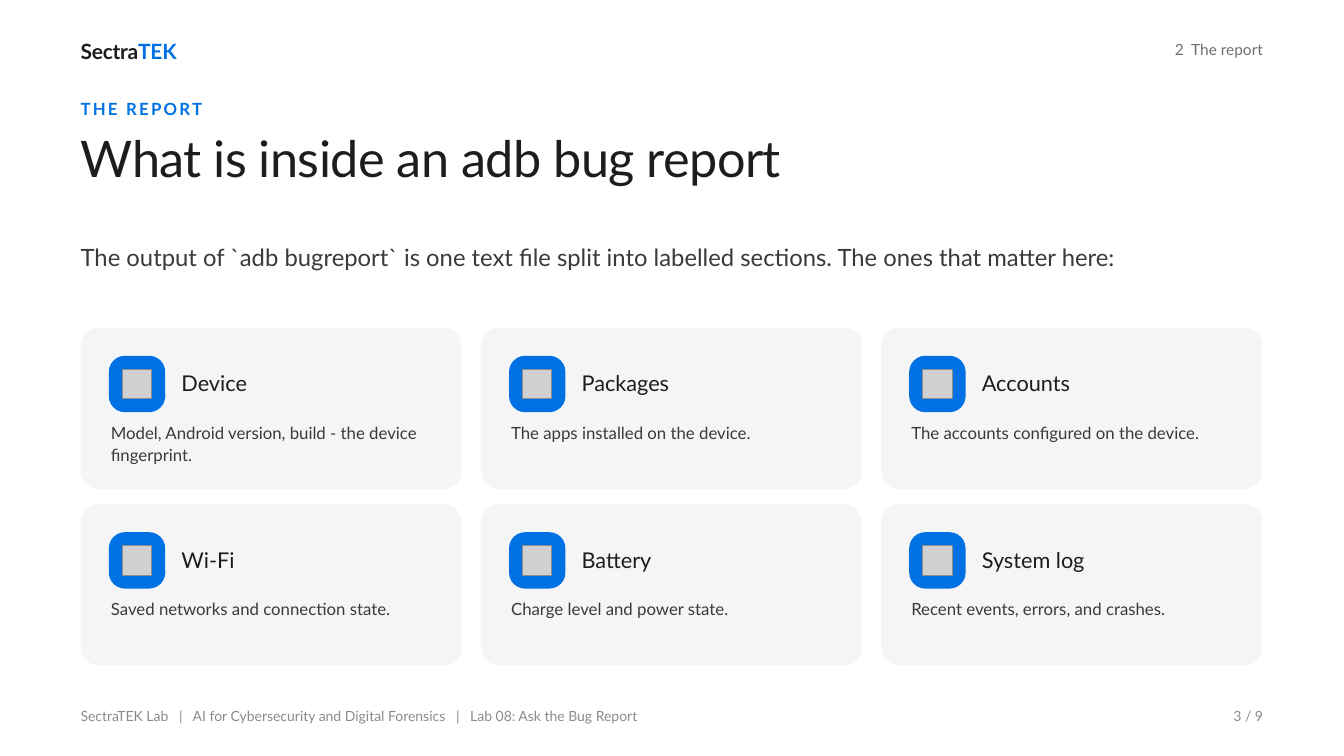
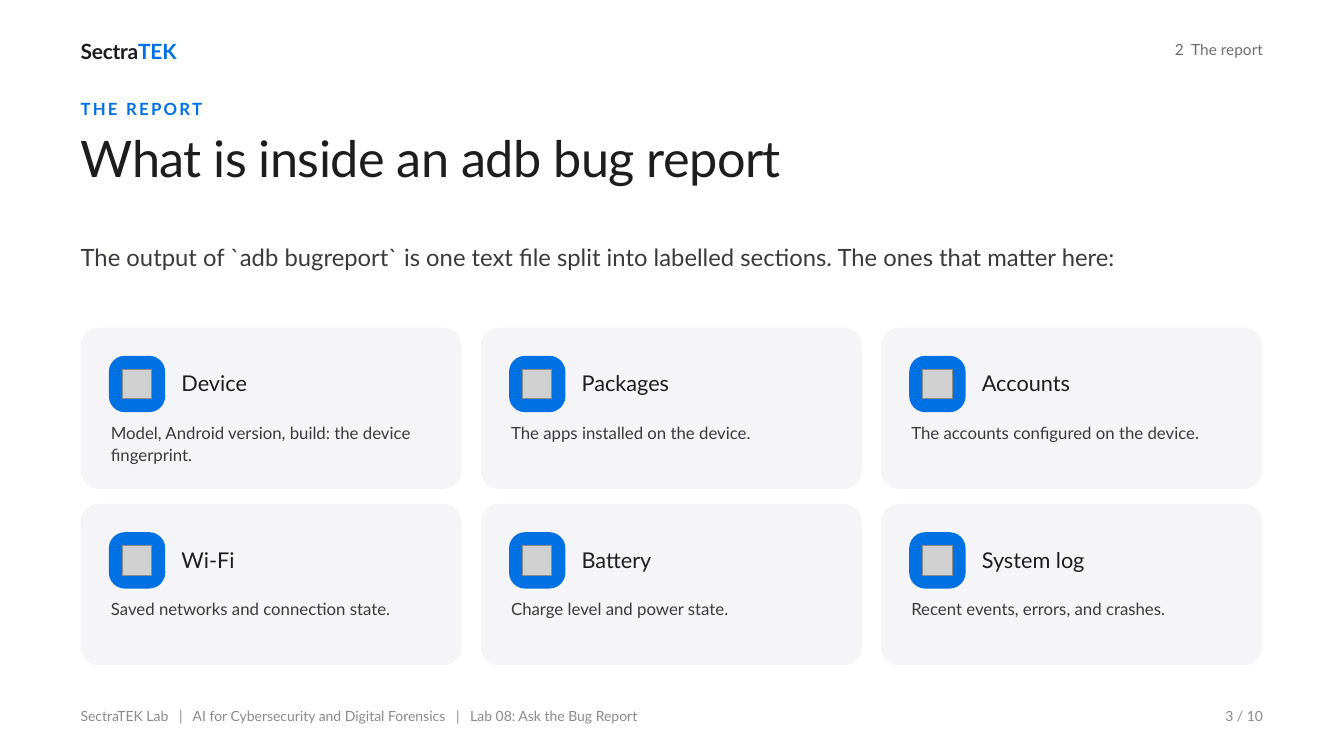
Before and after one commit to danjethh/sectratek-AI-Lab, a slide deck: slide 3 of lab08_llm_bug_report_chatbot/slides/SectraTEK_Lab08_BugReport.pptx. Drawn at 1344x756 pixels with LibreOffice and Linux fonts; fonts in the diff are those of the drawing; grey boxes stand for pictures. Boxes give left, top, right and bottom in pixels: in the first picture for what was removed or moved away, otherwise in the second. Text is boxed around its words. In the diff, an @@ line names an element or a change of style, - is before the commit and + after.

```diff
--- a/lab08_llm_bug_report_chatbot/slides/SectraTEK_Lab08_BugReport.pptx
+++ b/lab08_llm_bug_report_chatbot/slides/SectraTEK_Lab08_BugReport.pptx
@@ text at [111,426,411,464]: text changed @@
-Model, Android version, build - the device fingerprint.
+Model, Android version, build: the device fingerprint.
@@ text at [1225,711,1263,721]: text changed @@
-3 / 9
+3 / 10
```
Also in this commit, not shown: 7 other slides changed, 1 slide added, 27 other files.
